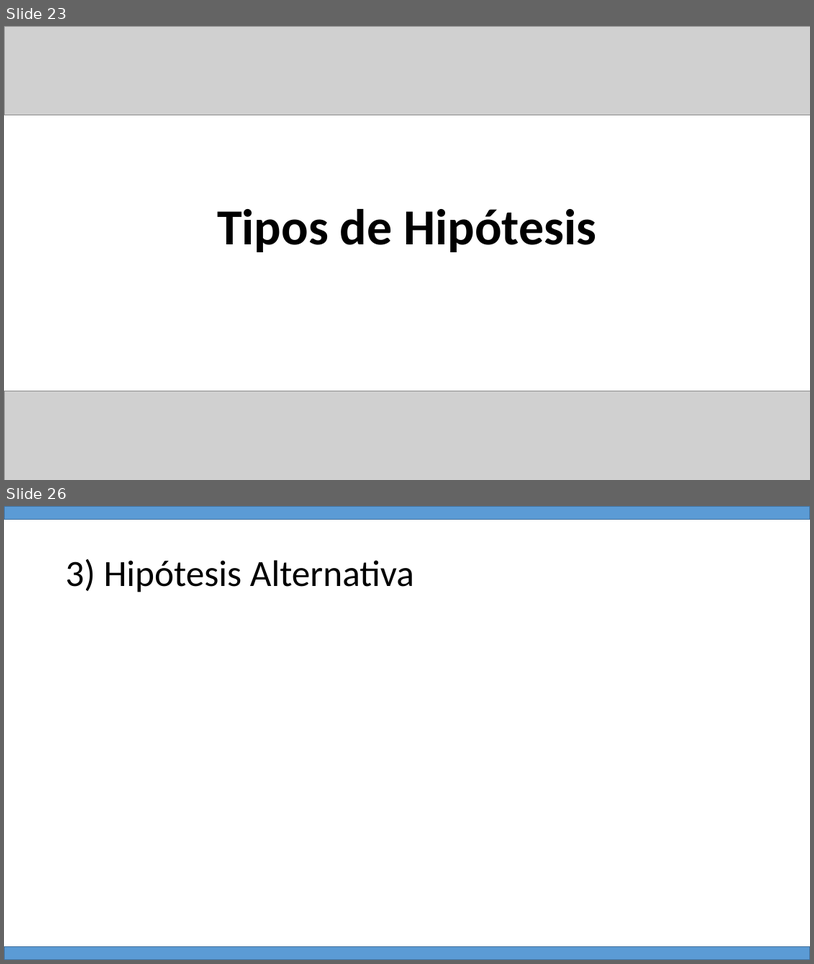
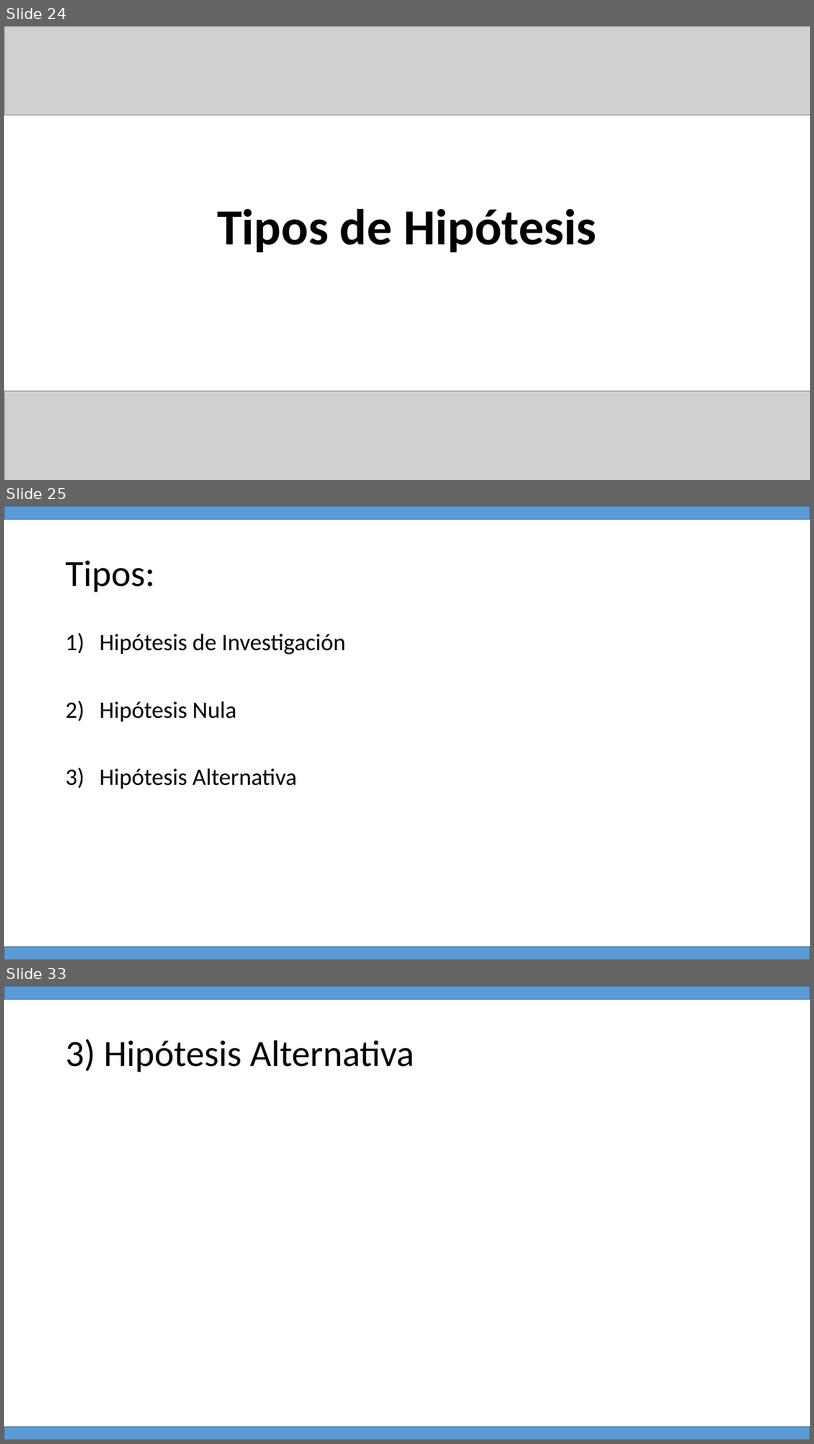
Before and after one commit to Adrifelcha/afchavez-019, a slide deck: JeanPiaget/ClaseMuestra/Hipotesis_Variables.pptx. Shown one above the other, each under a label of ours: slides 23 and 26 before the commit, slides 24, 25 and 33 after it; the slides between them are not shown. The pictures are 814x964 and 814x1444 pixels, drawn with LibreOffice and Linux fonts; fonts in the diff are those of the drawing; grey boxes stand for pictures. Boxes give left, top, right and bottom in pixels: in the first picture for what was removed or moved away, otherwise in the second. Text is boxed around its words. In the diff, an @@ line names an element or a change of style, - is before the commit and + after.

```diff
--- a/JeanPiaget/ClaseMuestra/Hipotesis_Variables.pptx
+++ b/JeanPiaget/ClaseMuestra/Hipotesis_Variables.pptx
@@ slide 25 added at [4,506,810,960], background #FFFFFF @@
@@ rectangle added at [4,506,810,519], fill #5B9BD5, outline #43739E 1 pt @@
@@ title added at [65,560,155,592], 44 pt, text #000000 @@
+Tipos:
@@ text added at [100,633,346,789], 28 pt, text #000000 @@
+1) Hipótesis de Investigación
+2) Hipótesis Nula
+3) Hipótesis Alternativa
@@ rectangle added at [4,947,810,960], fill #5B9BD5, outline #43739E 1 pt @@
@@ what was slide 23 is now slide 24 @@
@@ what was slide 26 is now slide 33 @@
```
Also in this commit, not shown: 2 slides changed, 6 other slides added, 1 slide removed.
